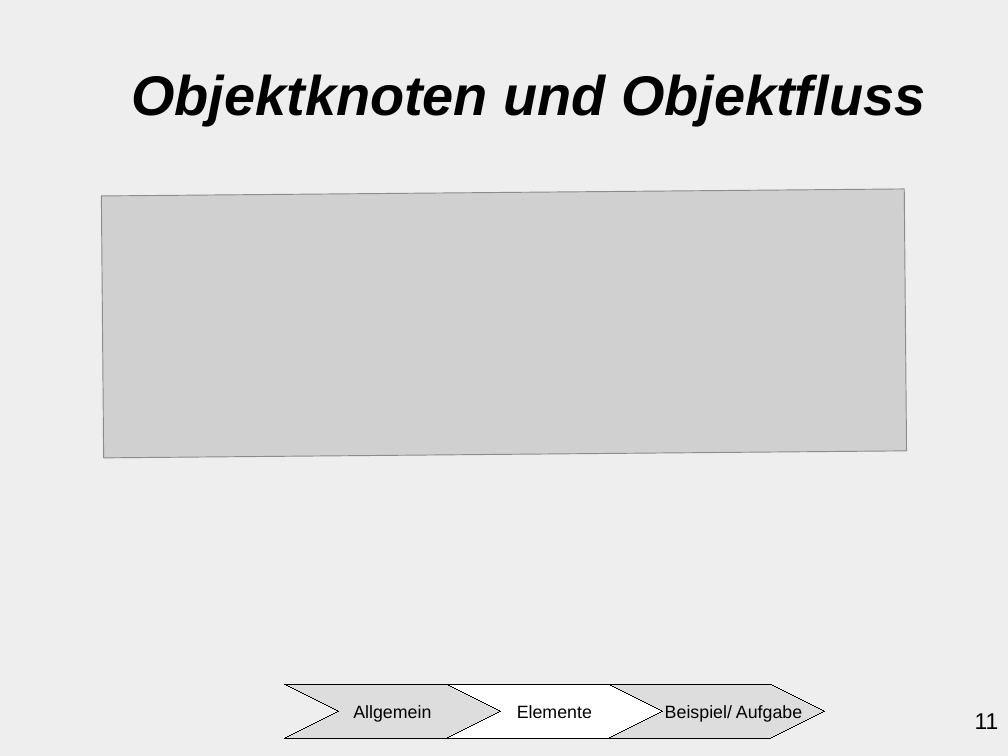
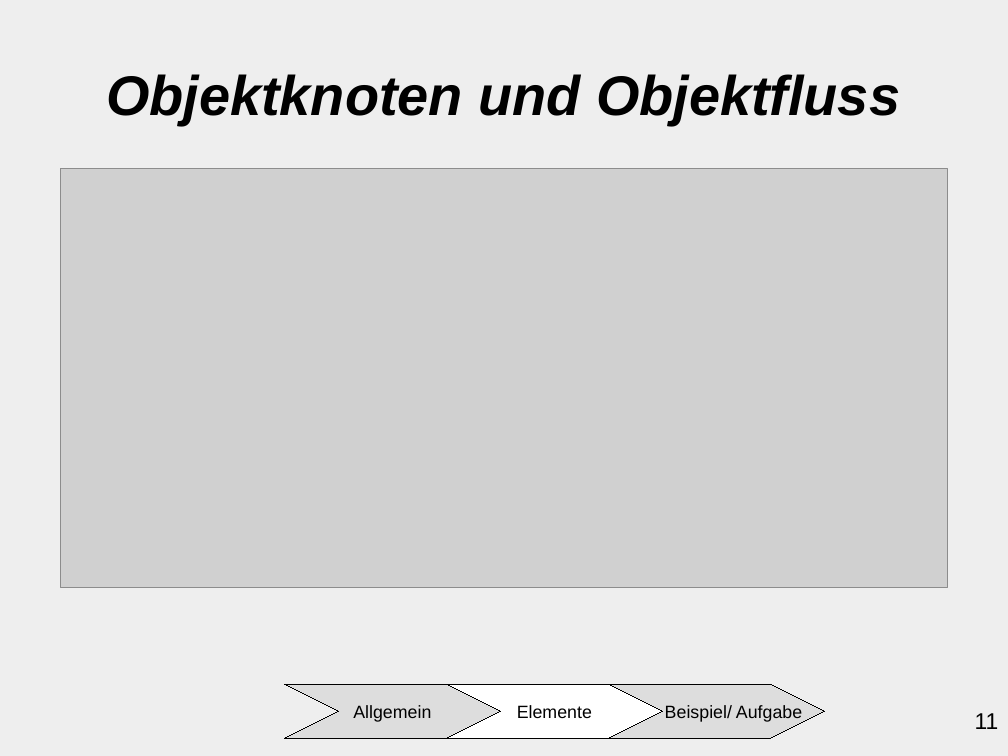
Before and after one commit to ChristianMarzianGithub/VortragAktivitaetsdiagramm, a slide deck: slide 11 of Präsentation Aktivitätsdiagramm/main/AktivitaetsdiagrammCM.odp. Drawn at 1008x756 pixels with LibreOffice and Linux fonts; fonts in the diff are those of the drawing; grey boxes stand for pictures. Boxes give left, top, right and bottom in pixels: in the first picture for what was removed or moved away, otherwise in the second. Text is boxed around its words. In the diff, an @@ line names an element or a change of style, - is before the commit and + after.

```diff
--- a/Präsentation Aktivitätsdiagramm/main/AktivitaetsdiagrammCM.odp
+++ b/Präsentation Aktivitätsdiagramm/main/AktivitaetsdiagrammCM.odp
@@ title "Objektknoten und Objektfluss": place and size @@
-title "Objektknoten und Objektfluss" at (131, 74, 925, 125)
+title "Objektknoten und Objektfluss" at (106, 74, 900, 125)
@@ picture at (60, 168, 949, 587): rotation 359 to 0 degrees @@
```
Also in this commit, not shown: 2 other slides changed.
